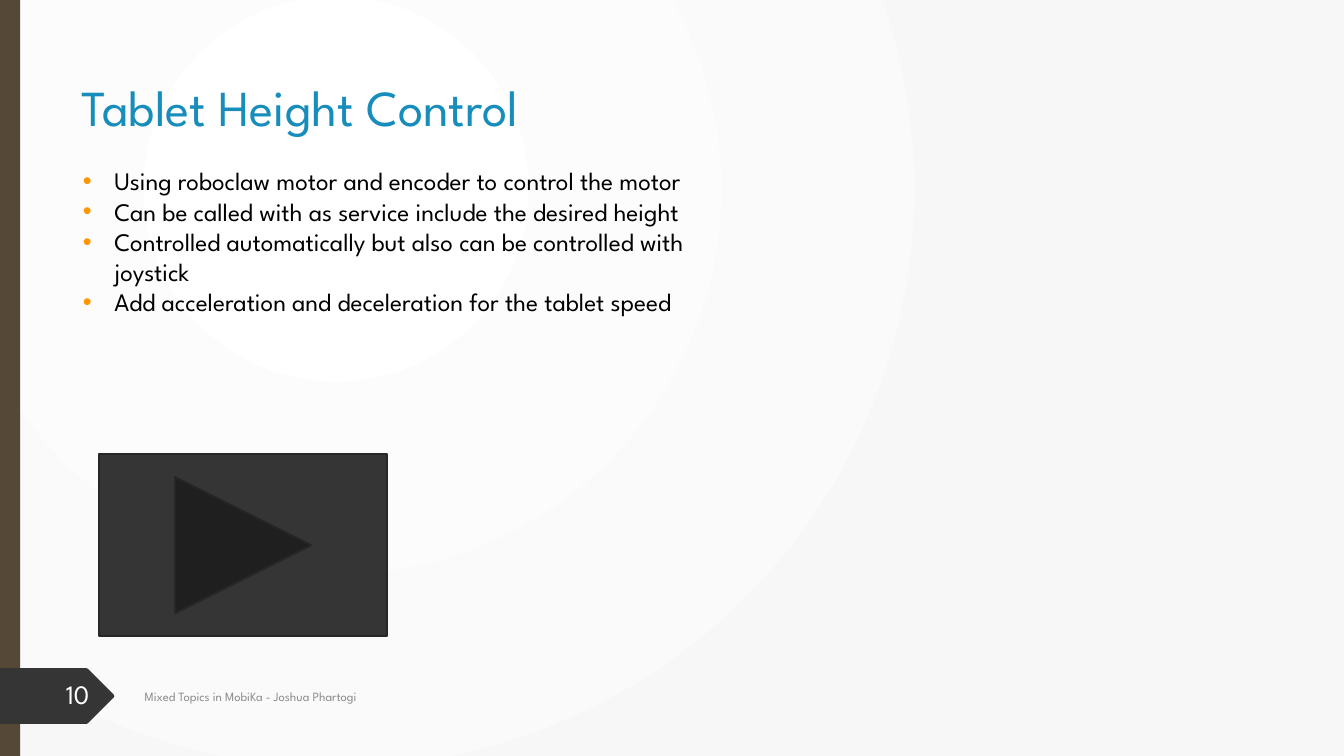
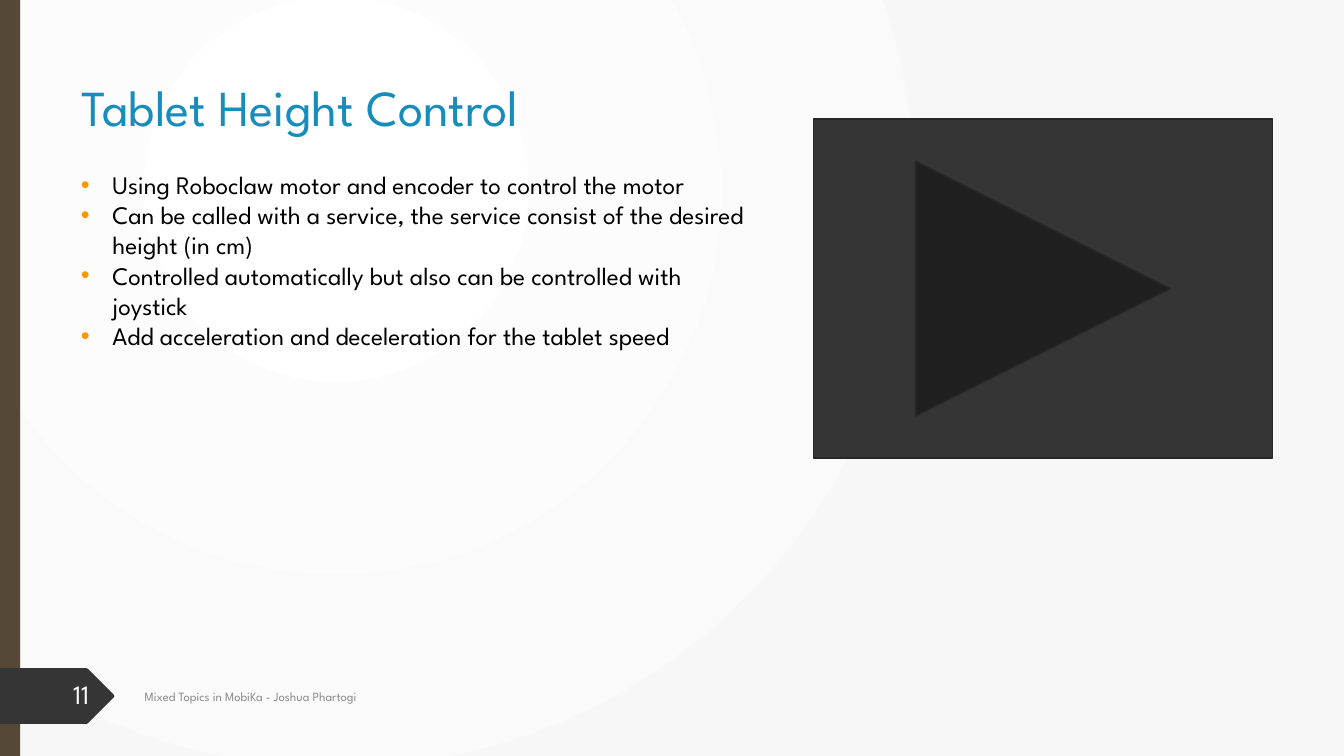
Before and after one commit to Jphartogi/Ipa_final_presentation, a slide deck: slide 11 of Internship Presentation.pptx (slide 10 before the commit). Drawn at 1344x756 pixels with LibreOffice and Linux fonts; fonts in the diff are those of the drawing. Boxes give left, top, right and bottom in pixels: in the first picture for what was removed or moved away, otherwise in the second. Text is boxed around its words. In the diff, an @@ line names an element or a change of style, - is before the commit and + after.

```diff
--- a/Internship Presentation.pptx
+++ b/Internship Presentation.pptx
@@ action button forward next: place and size @@
-action button forward next at bbox=[100, 455, 388, 636]
+action button forward next at bbox=[814, 119, 1272, 458]
@@ text at bbox=[112, 176, 743, 260]: text changed @@
-• Using roboclaw motor and encoder to control the motor
-• Can be called with as service include the desired height
+• Using Roboclaw motor and encoder to control the motor
+• Can be called with a service, the service consist of the desired height (in cm)
@@ page number at bbox=[73, 686, 89, 704]: text changed @@
-10
+11
```
Also in this commit, not shown: 6 other slides changed, 2 slides added.
